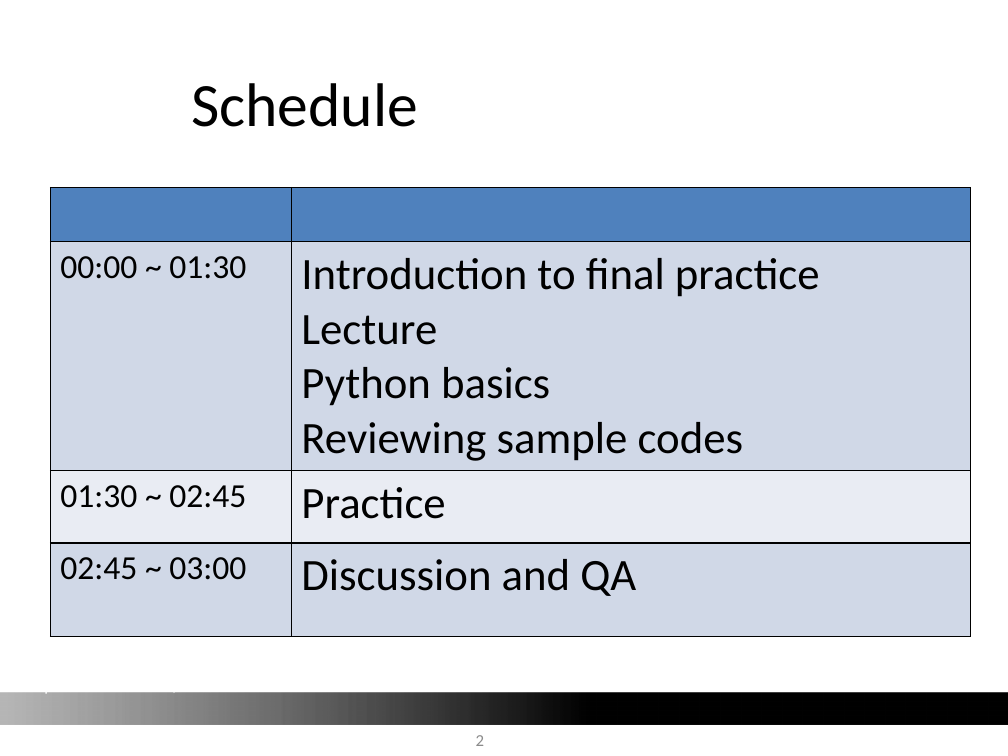
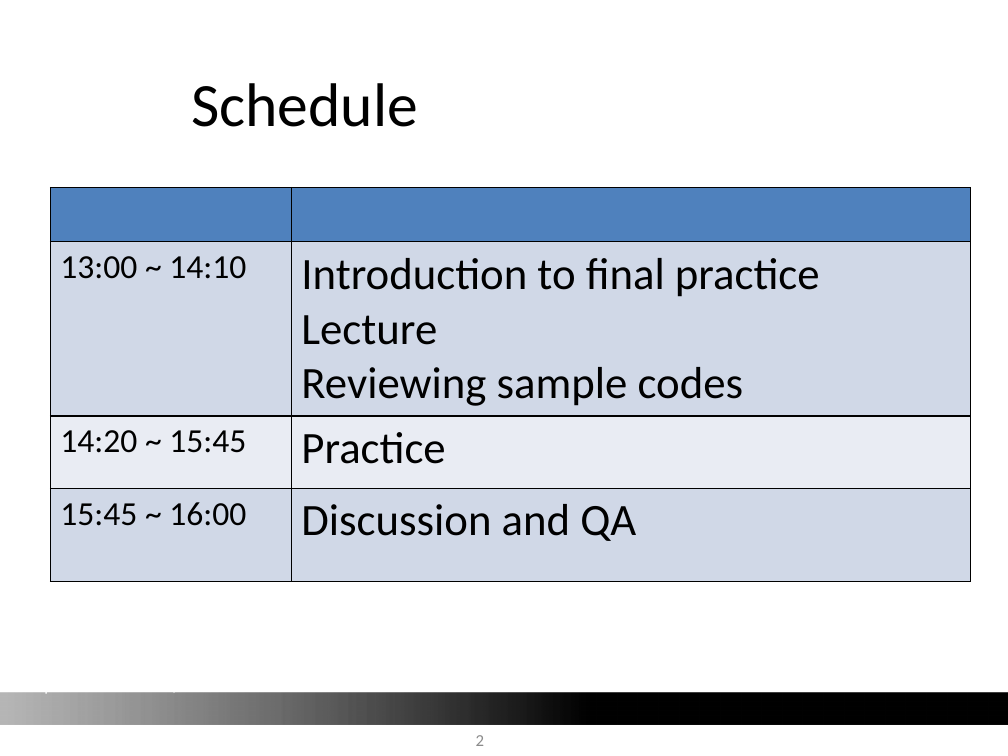
Before and after one commit to barry800414/SNA_lecture, a slide deck: slide 2 of slides/SNA_LinkPrediction_Lecture.pptx. Drawn at 1008x756 pixels with LibreOffice and Linux fonts; fonts in the diff are those of the drawing; background and template pictures are left out. Boxes give left, top, right and bottom in pixels: in the first picture for what was removed or moved away, otherwise in the second. Text is boxed around its words. In the diff, an @@ line names an element or a change of style, - is before the commit and + after.

```diff
--- a/slides/SNA_LinkPrediction_Lecture.pptx
+++ b/slides/SNA_LinkPrediction_Lecture.pptx
@@ table at [50,187,970,579] @@
-row 2, column 1: 00:00 ~ 01:30
+row 2, column 1: 13:00 ~ 14:10
-row 2, column 2: Introduction to final practice / Lecture / Python basics / Reviewing sample codes
+row 2, column 2: Introduction to final practice / Lecture / Reviewing sample codes
-row 3, column 1: 01:30 ~ 02:45
+row 3, column 1: 14:20 ~ 15:45
-row 4, column 1: 02:45 ~ 03:00
+row 4, column 1: 15:45 ~ 16:00
```
Also in this commit, not shown: 20 other slides changed, 8 other files.
